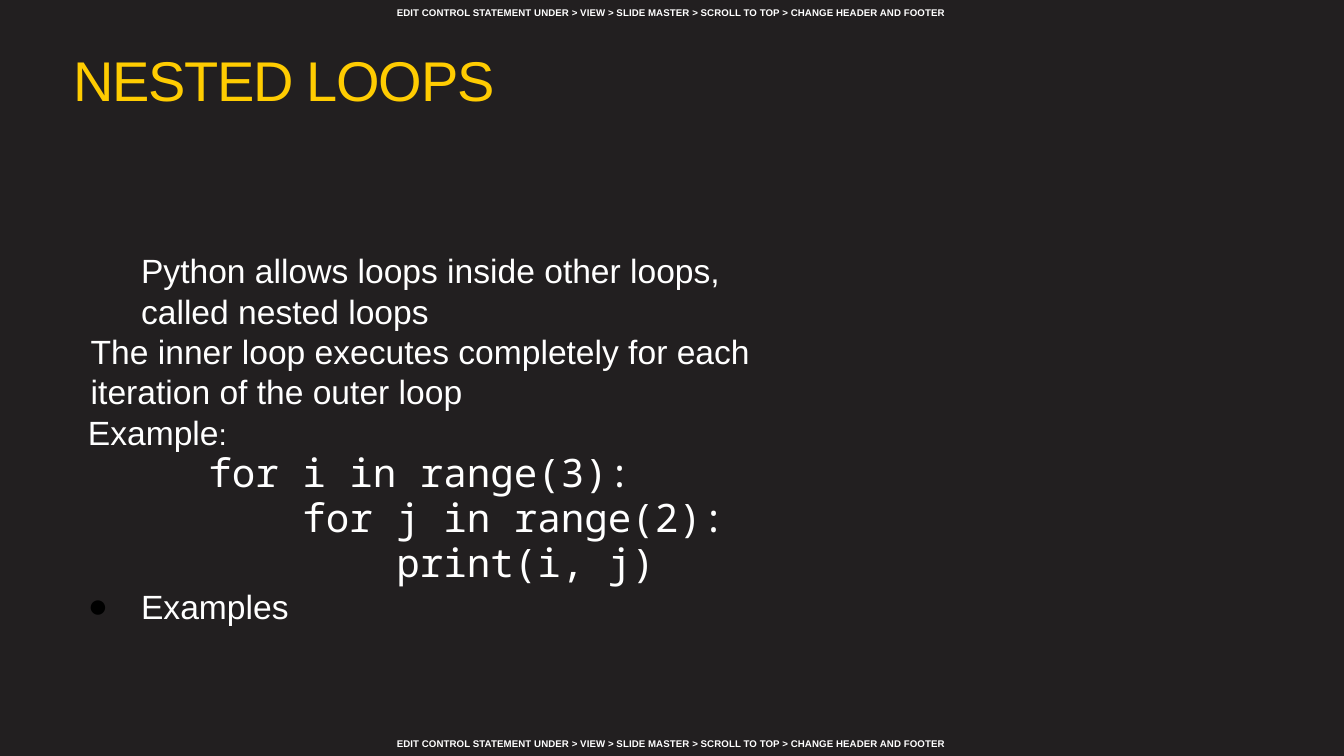
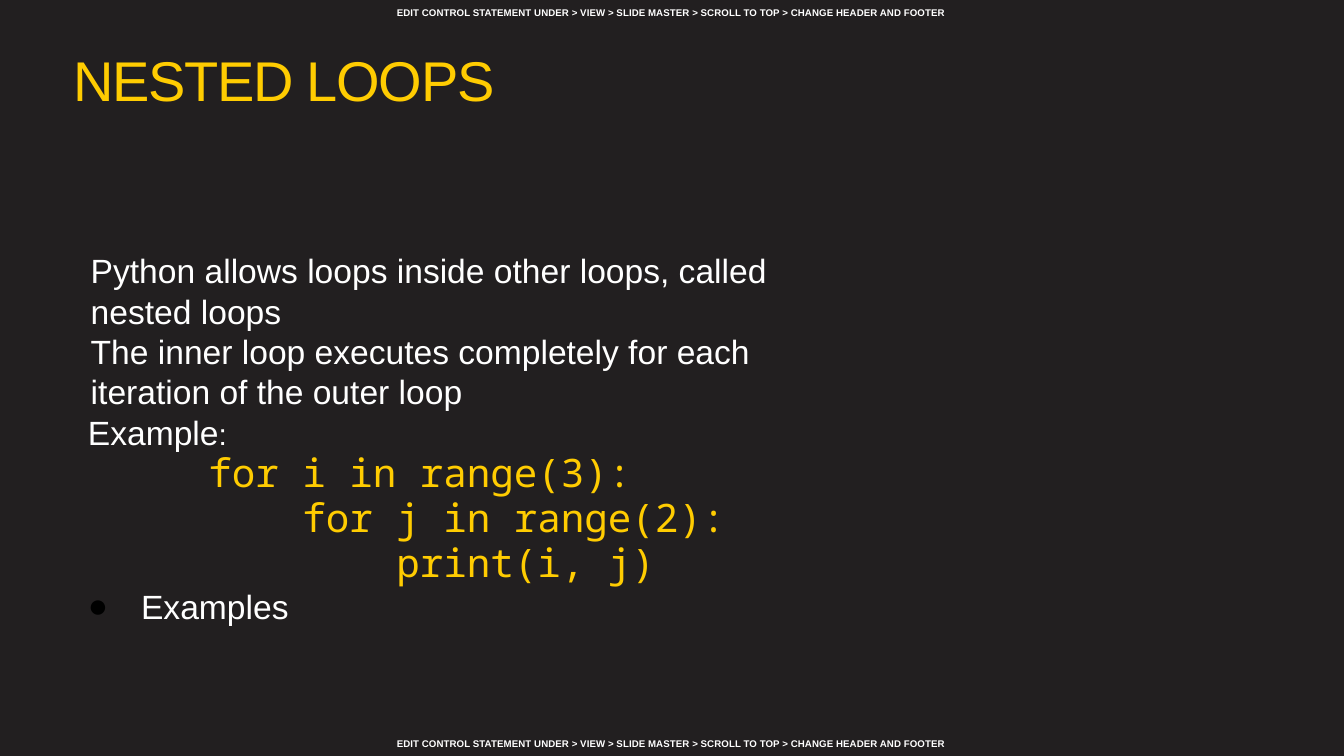
Before and after one commit to AFC-AI2C/summer-course, a slide deck: slide 15 of Python/Lesson 02 - Conditional Statements and Error Handling/Lesson 02 - Conditional Statements, Loops, and Error Handling.pptx. Drawn at 1344x756 pixels with LibreOffice and Linux fonts; fonts in the diff are those of the drawing; background and template pictures are left out. Boxes give left, top, right and bottom in pixels: in the first picture for what was removed or moved away, otherwise in the second. Text is boxed around its words. In the diff, an @@ line names an element or a change of style, - is before the commit and + after.

```diff
--- a/Python/Lesson 02 - Conditional Statements and Error Handling/Lesson 02 - Conditional Statements, Loops, and Error Handling.pptx
+++ b/Python/Lesson 02 - Conditional Statements and Error Handling/Lesson 02 - Conditional Statements, Loops, and Error Handling.pptx
@@ text at <box>91,258,767,587</box>: text colour #FFFFFF to #FFCC01 in "for i in range(3):", "for j in range(2):", "print(i, j)"; bullet ● to none @@
```
Also in this commit, not shown: 10 other slides changed.
